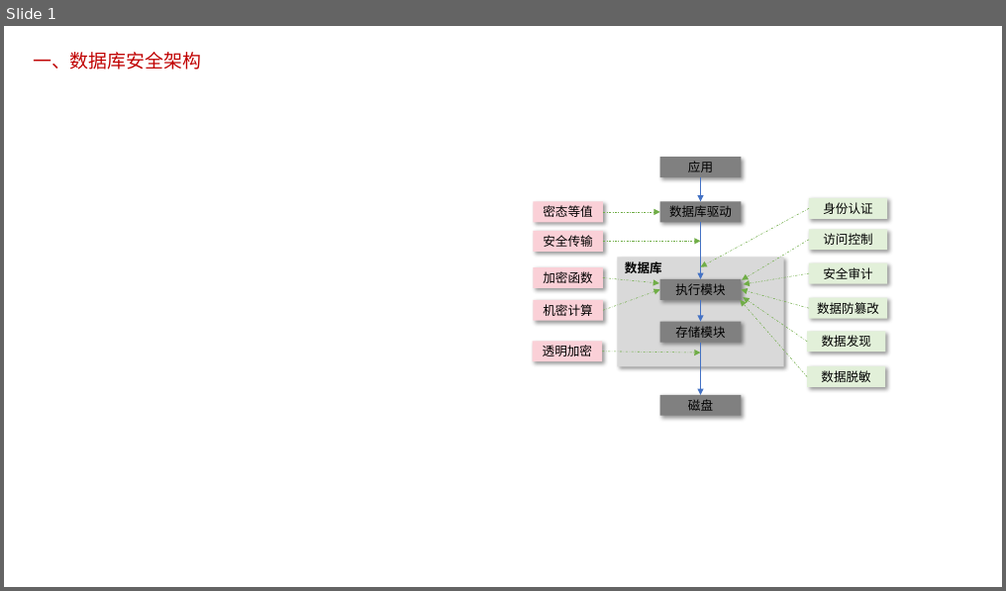
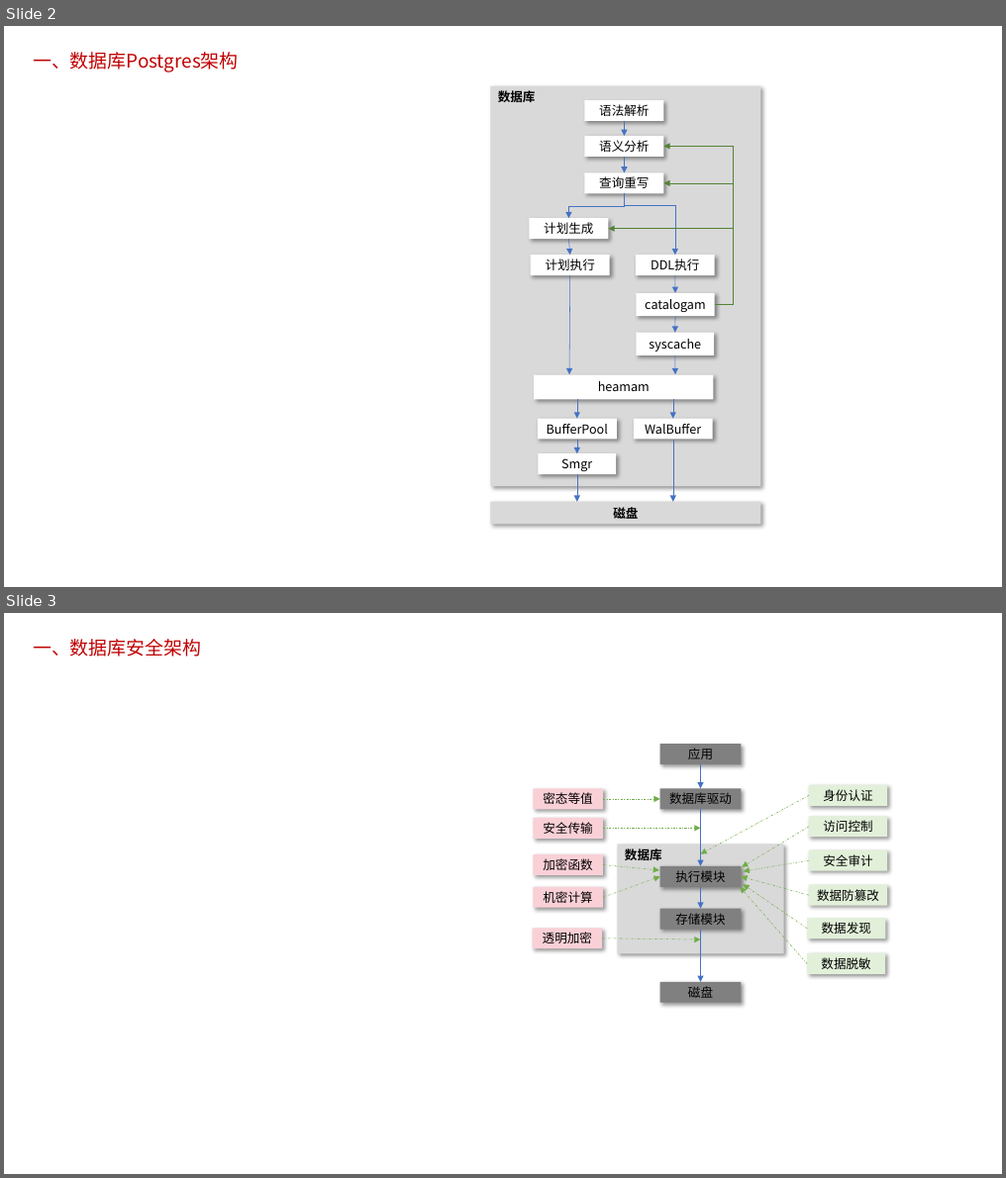
Before and after one commit to poorkk/lorand, a slide deck: source/doc/数据库安全.pptx. Shown one above the other, each under a label of ours: slide 1 before the commit, slides 2 and 3 after it. The pictures are 1006x591 and 1006x1178 pixels, drawn with LibreOffice and Linux fonts; fonts in the diff are those of the drawing. Boxes give left, top, right and bottom in pixels: in the first picture for what was removed or moved away, otherwise in the second. Text is boxed around its words. In the diff, an @@ line names an element or a change of style, - is before the commit and + after.

```diff
--- a/source/doc/数据库安全.pptx
+++ b/source/doc/数据库安全.pptx
@@ slide 2 added at box(4, 26, 1002, 587), background #FFFFFF @@
@@ text added at box(33, 52, 239, 73), 18 pt, text #C00000 @@
+一、数据库Postgres架构
@@ rectangle added at box(491, 85, 761, 486), fill #D9D9D9, 12 pt, text #000000, bold @@
+数据库
@@ rectangle added at box(585, 100, 664, 121), fill #FFFFFF, 12 pt, text #000000 @@
+语法解析
@@ rectangle added at box(585, 136, 664, 157), fill #FFFFFF, 12 pt, text #000000 @@
+语义分析
@@ arrow added from (625, 121) to (625, 136), #4472C4 0.5 pt @@
@@ rectangle added at box(585, 173, 664, 193), fill #FFFFFF, 12 pt, text #000000 @@
+查询重写
@@ arrow added from (625, 157) to (625, 173), #4472C4 0.5 pt @@
@@ elbow arrow added from (715, 304) to (664, 147), #548235 0.5 pt @@
@@ elbow arrow added from (625, 193) to (569, 218), #4472C4 0.5 pt @@
@@ elbow arrow added from (625, 193) to (675, 255), #4472C4 0.5 pt @@
@@ elbow arrow added from (715, 304) to (664, 183), #548235 0.5 pt @@
@@ rectangle added at box(530, 218, 609, 240), fill #FFFFFF, 12 pt, text #000000 @@
+计划生成
@@ elbow arrow added from (715, 304) to (608, 229), #548235 0.5 pt @@
@@ rectangle added at box(531, 255, 610, 276), fill #FFFFFF, 12 pt, text #000000 @@
+计划执行
@@ arrow added from (569, 240) to (570, 255), #4472C4 0.5 pt @@
@@ rectangle added at box(636, 255, 715, 276), fill #FFFFFF, 12 pt, text #000000 @@
+DDL执行
@@ arrow added from (570, 276) to (569, 374), #4472C4 0.5 pt @@
@@ arrow added from (675, 276) to (675, 293), #4472C4 0.5 pt @@
@@ rectangle added at box(636, 293, 715, 316), fill #FFFFFF, 12 pt, text #000000 @@
+catalogam
@@ arrow added from (675, 316) to (675, 333), #4472C4 0.5 pt @@
@@ rectangle added at box(637, 333, 715, 356), fill #FFFFFF, 12 pt, text #000000 @@
+syscache
@@ rectangle added at box(534, 374, 714, 399), fill #FFFFFF, 12 pt, text #000000 @@
+heamam
@@ arrow added from (675, 356) to (675, 374), #4472C4 0.5 pt @@
@@ arrow added from (577, 399) to (577, 419), #4472C4 0.5 pt @@
@@ arrow added from (673, 399) to (673, 419), #4472C4 0.5 pt @@
@@ rectangle added at box(538, 419, 617, 440), fill #FFFFFF, 12 pt, text #000000 @@
+BufferPool
@@ arrow added from (577, 439) to (577, 455), #4472C4 0.5 pt @@
@@ rectangle added at box(634, 419, 713, 440), fill #FFFFFF, 12 pt, text #000000 @@
+WalBuffer
@@ arrow added from (673, 439) to (673, 502), #4472C4 0.5 pt @@
@@ rectangle added at box(539, 455, 617, 475), fill #FFFFFF, 12 pt, text #000000 @@
+Smgr
@@ arrow added from (577, 474) to (577, 502), #4472C4 0.5 pt @@
@@ rectangle added at box(491, 502, 761, 525), fill #D9D9D9, 12 pt, text #000000, bold @@
+磁盘
@@ what was slide 1 is now slide 3 @@
```
Also in this commit, not shown: 1 other slide added.
